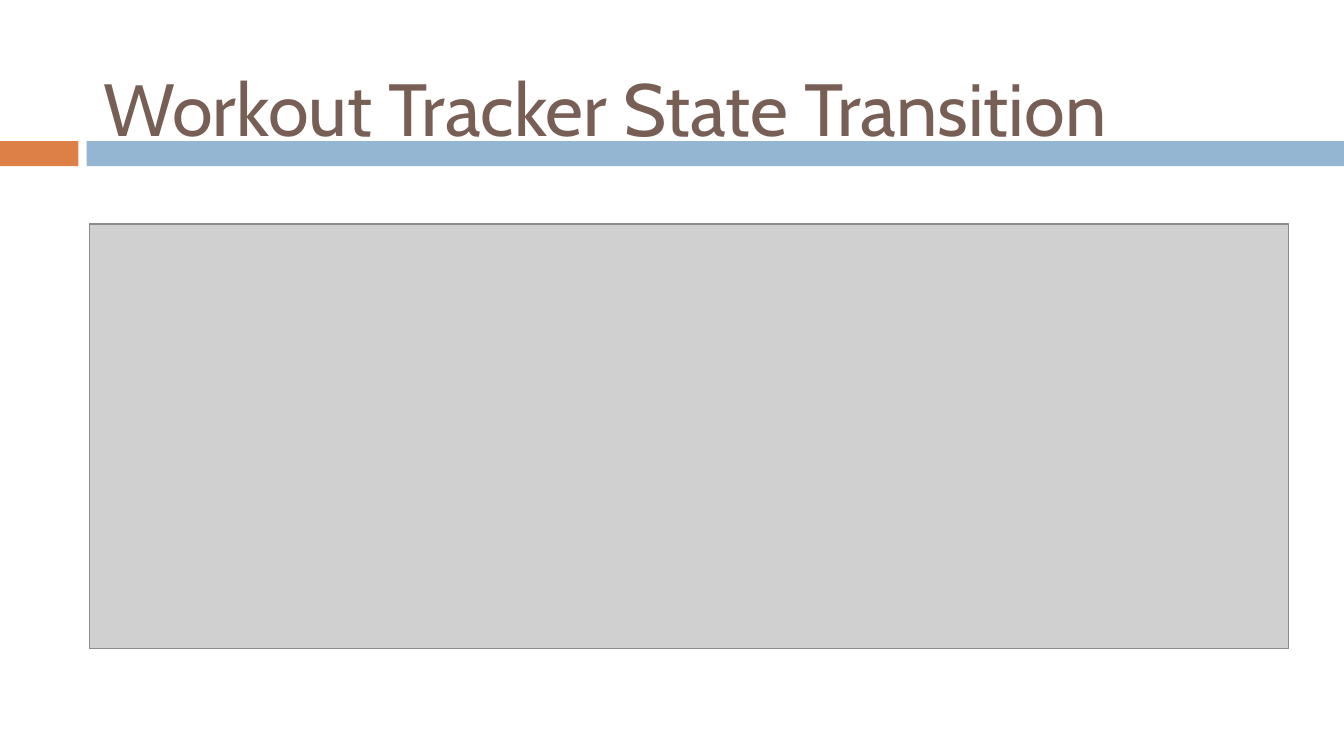
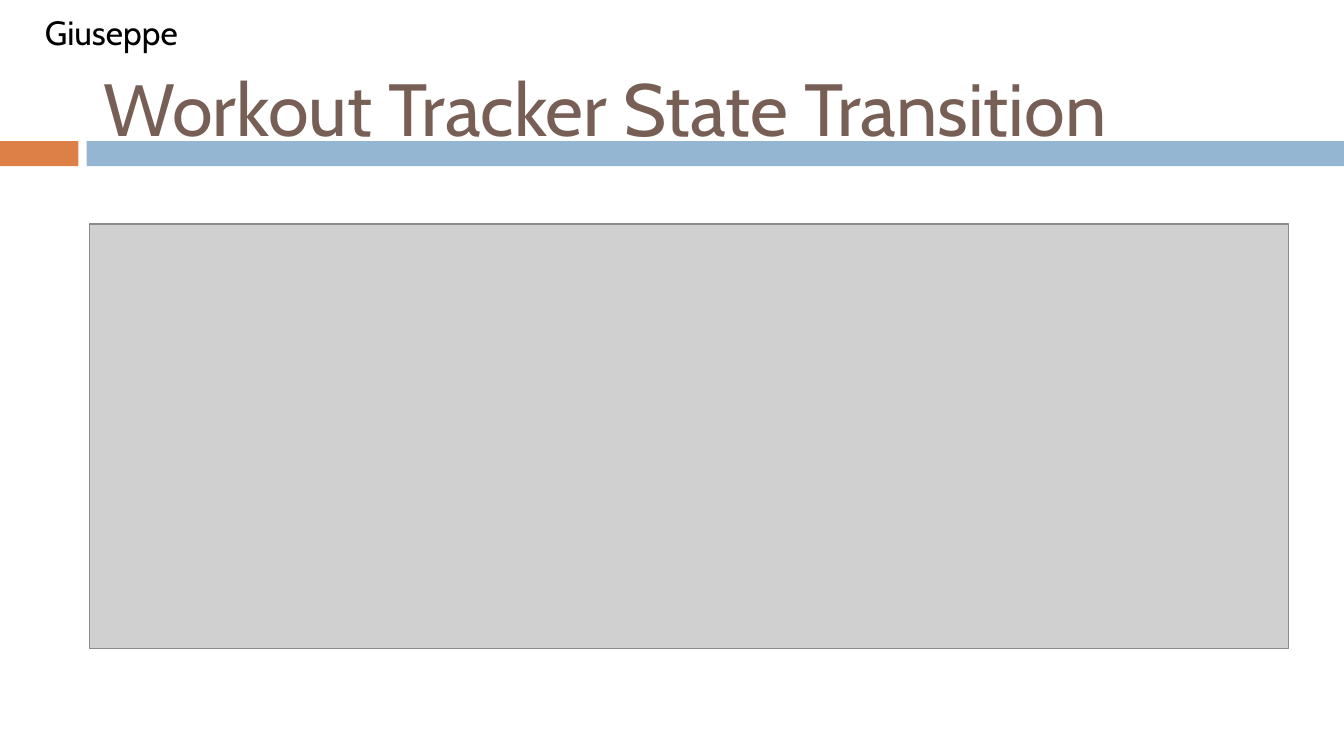
Before and after one commit to gvaccaro21/CS633---Term-Project, a slide deck: slide 20 of Final Presenation/CS_633_Zac3_term_project_report_FINAL_draft.pptx (slide 28 before the commit). Drawn at 1344x756 pixels with LibreOffice and Linux fonts; fonts in the diff are those of the drawing; grey boxes stand for pictures; background and template pictures are left out. Boxes give left, top, right and bottom in pixels: in the first picture for what was removed or moved away, otherwise in the second. Text is boxed around its words. In the diff, an @@ line names an element or a change of style, - is before the commit and + after.

```diff
--- a/Final Presenation/CS_633_Zac3_term_project_report_FINAL_draft.pptx
+++ b/Final Presenation/CS_633_Zac3_term_project_report_FINAL_draft.pptx
@@ text added at bbox=[45, 21, 178, 53], 18 pt, text #000000 @@
+Giuseppe
```
Also in this commit, not shown: 27 other slides changed, 3 slides added.
